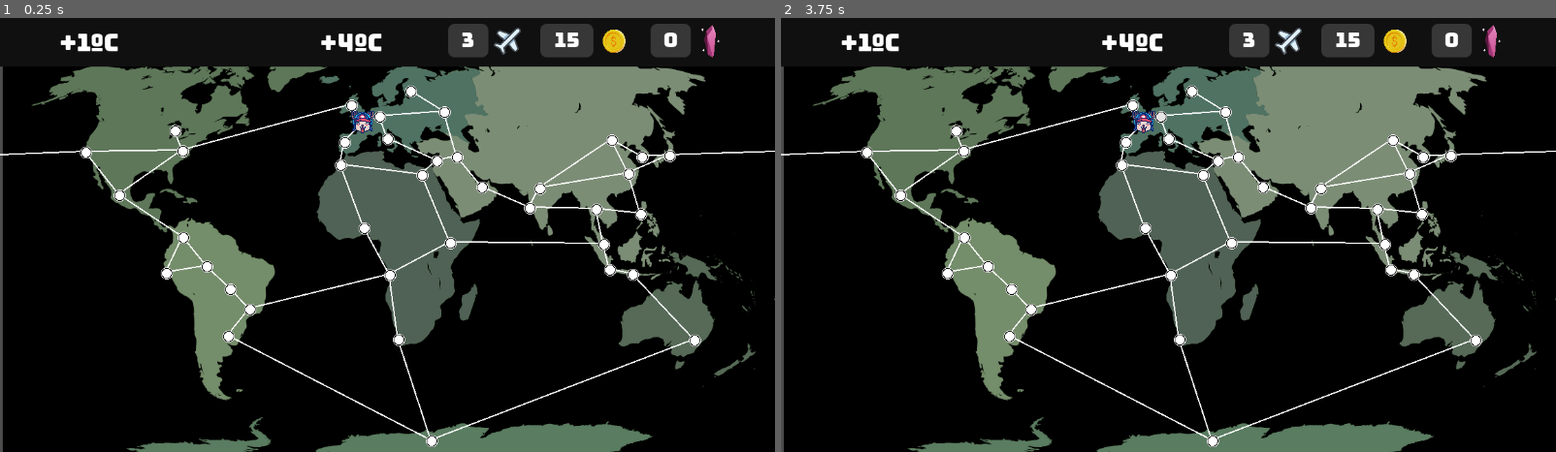
Above: before the commit, frames 1-2 (left to right).
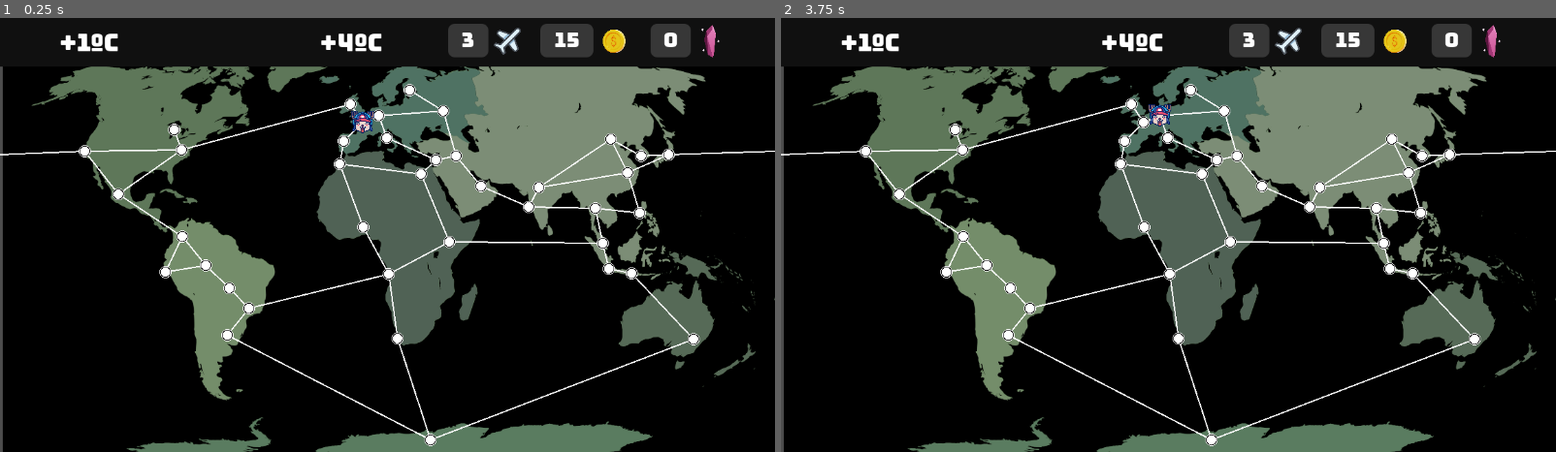
Above: after the commit, the same moments.

Repository: CarolCoCe/GreenGame
Game: Godot game, scene res://main/scene/main.tscn
Two runs of this game, one before a commit and one after it. Both use one fixed random seed, a clock stepped at 60 frames per second and the inputs below.
Inputs (mouse positions are in pixels of both pictures, inside the frame that each line leads up to):
- Up to frame 1 (0.25 s): no input
- Up to frame 2 (3.75 s): click (1215, 438) at 0.52 s; click (1238, 156) at 1.27 s; click (1416, 274) at 2.02 s; click (1377, 208) at 2.77 s; click (1160, 117) at 3.52 s

The runs differ from the first frame. In frame 1, 1.0% of the frame differs, in the area x 10-91%, y 15-99%; in frame 2, 1.2%.

Commit message:
Finalmente o player consegue se movimentar e o botao tem signal, so falta ajustar o movimento

Diff:
--- /dev/null
+++ b/main/scene/CityButton.tscn
@@ -0,0 +1,15 @@
+[gd_scene load_steps=4 format=3 uid="uid://0hf5r3xns6vf"]
+
+[ext_resource type="Texture2D" uid="uid://ni7q01smjd5l" path="res://assets/white-button_0001.png" id="1_thrhq"]
+[ext_resource type="Texture2D" uid="uid://bninkufixdu44" path="res://assets/white-button_0003.png" id="2_kgole"]
+[ext_resource type="Texture2D" uid="uid://evjvfyuhijln" path="res://assets/white-button_0002.png" id="3_phg4j"]
+
+[node name="CityButton" type="TextureButton"]
+z_index = 1
+offset_right = 640.0
+offset_bottom = 640.0
+scale = Vector2(0.028, 0.028)
+texture_normal = ExtResource("1_thrhq")
+texture_pressed = ExtResource("2_kgole")
+texture_hover = ExtResource("3_phg4j")
+stretch_mode = 3
--- a/main/scripts/WorldMap.gd
+++ b/main/scripts/WorldMap.gd
@@ -4,31 +4,27 @@
 # Called when the node enters the scene tree for the first time.
 
 var cityWorldMap: Dictionary = {}
+var cityButtonScene = preload("res://main/scene/CityButton.tscn")
+#var cityArrumar : City
+
+signal cityButtonPressed (city: City)
 
 
 func add_city( city : City):
 	cityWorldMap[city.nameCity] = city
 
 	#draw the city points
-	var circleCity = TextureButton.new()
-	var texture = load("res://assets/white-button_0001.png")
-	var textureHover = load("res://assets/white-button_0002.png")
-	var texturePressed = load("res://assets/white-button_0003.png")
+	var circleCity = cityButtonScene.instantiate()
+	add_child(circleCity)
+	#this is for adjust the button position
+	circleCity.position = city.positionMap - ((circleCity.size * circleCity.scale)/2)
 
-	circleCity.scale = Vector2(0.028,0.028)
-	circleCity.size = (circleCity.scale * Vector2(512,512))
-	# 512 is the size of the texture image!
-	circleCity.texture_normal = texture
-	circleCity.texture_hover = textureHover
-	circleCity.texture_pressed = texturePressed
-	circleCity.position = city.positionMap - circleCity.size/2
-	circleCity.visible = true
-	circleCity.z_index = 1
-	circleCity.STRETCH_KEEP_CENTERED
-	#circleCity.connect("pressed", moving_player) #Como eu chamo essa func que tá na main???
+	circleCity.connect("pressed", _on_city_button_pressed.bind(city)) #for the extra argument
 
-	add_child(circleCity)
 
+
+func _on_city_button_pressed(city):
+	cityButtonPressed.emit(city)
 
 func add_city_connection (cityA : City, cityB : City):
 	if (cityA.connections.find(cityB) == -1):
@@ -80,6 +76,3 @@
 	var randomKey = cityWorldMap.keys()[randi_range(1,cityWorldMap.size()-1)]
 	var randomCityName = cityWorldMap[randomKey]
 	return randomCityName
-
-#func on_circleCity_pressed():
-	#return self
--- a/main/scripts/main.gd
+++ b/main/scripts/main.gd
@@ -12,6 +12,9 @@
 	$"Label-plane".text = str(player._getflights())
 	$"Label-coins".text = str(player._getcoins())
 	$"Label-kgem".text = str(player._getknowledgeGems())
+
+	worldMap.cityButtonPressed.connect(moving_player)
+
 	var file = FileAccess.open(csv_file_path_cities, FileAccess.READ)
 	var fileData = []
 	if file == null:
@@ -42,11 +45,9 @@
 				worldMap.add_city_connection(cityA,cityB)
 	player._setplayercurrentCity(worldMap.get_random_city())
 
-# Called every frame. 'delta' is the elapsed time since the previous frame.
-func _process(delta):
-	pass
-
 func moving_player(cityDestiny : City):
+	print("entrou na movingplayer")
+	print(cityDestiny.nameCity)
 	var distance = worldMap.calc_distance_flights(player.playercurrentCity , cityDestiny)
 	var flightsAvailable = player._getflights()
 	if (distance <= flightsAvailable):
--- a/player/scripts/Player.gd
+++ b/player/scripts/Player.gd
@@ -34,9 +34,12 @@
 	return playercurrentCity
 
 func _setplayercurrentCity(value):
+	if self.playercurrentCity != null:
+		#move_toward(playercurrentCity.positionMap,value.positionMap,100)
+		move_and_slide()
 	playercurrentCity = value
 	self.position = playercurrentCity.positionMap
-	move_and_slide()
+
 
 # Called when the node enters the scene tree for the first time.
 func _ready():
--- a/project.godot
+++ b/project.godot
@@ -19,6 +19,14 @@
 
 enabled=PackedStringArray()
 
+[input]
+
+mouse_left={
+"deadzone": 0.5,
+"events": [Object(InputEventMouseButton,"resource_local_to_scene":false,"resource_name":"","device":-1,"window_id":0,"alt_pressed":false,"shift_pressed":false,"ctrl_pressed":false,"meta_pressed":false,"button_mask":0,"position":Vector2(0, 0),"global_position":Vector2(0, 0),"factor":1.0,"button_index":1,"canceled":false,"pressed":false,"double_click":false,"script":null)
+]
+}
+
 [rendering]
 
 renderer/rendering_method="mobile"
